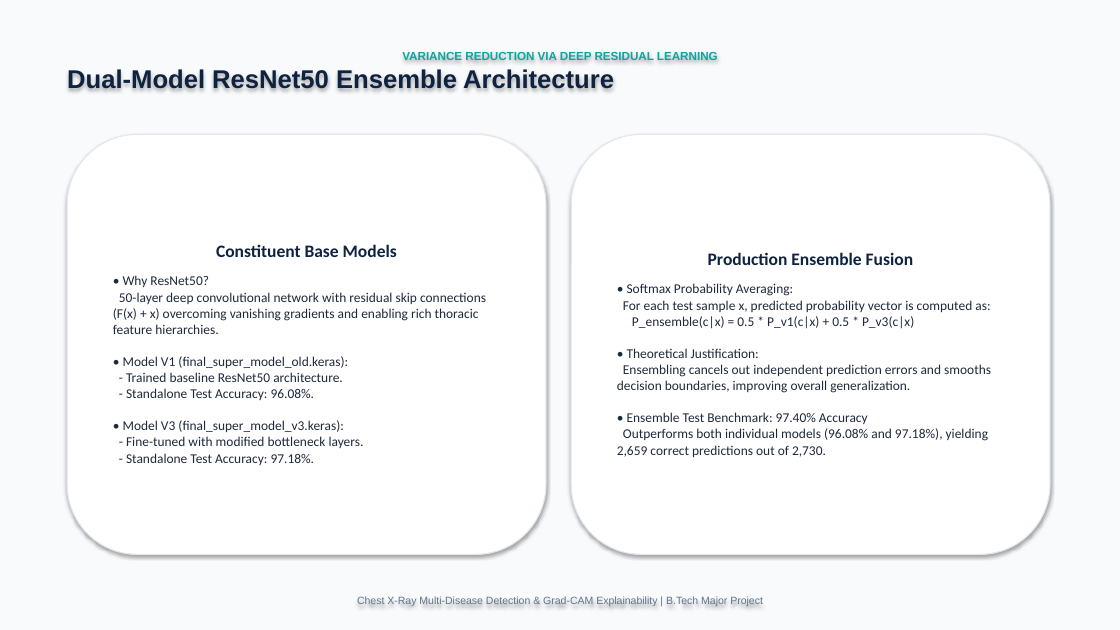
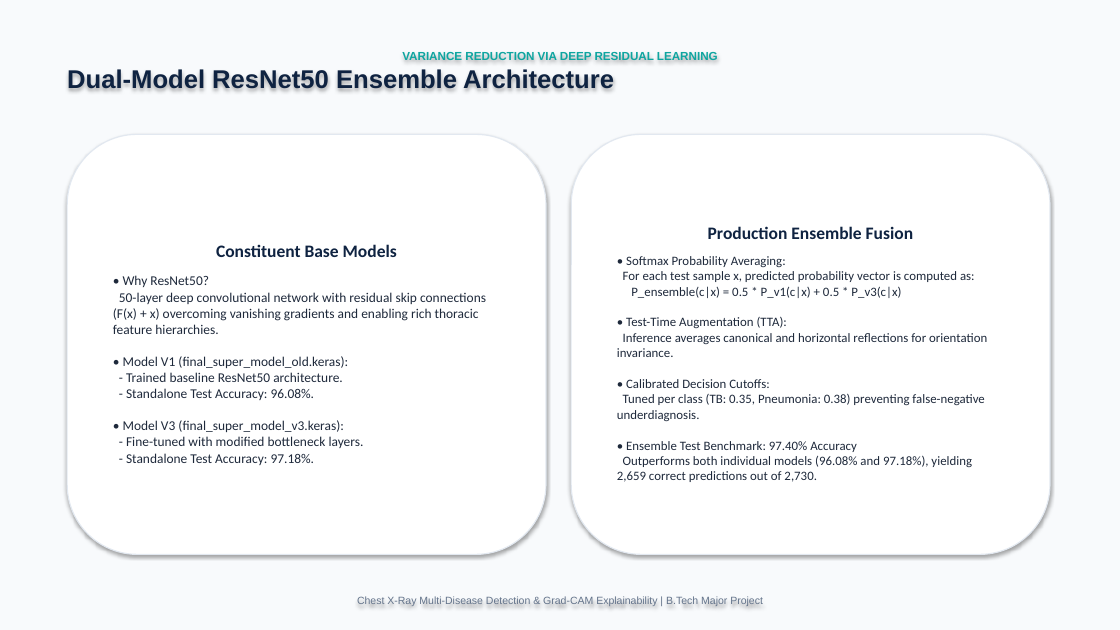
Before and after one commit to ayushisoni29/Chest-Xray, a slide deck: slide 7 of presentation.pptx. Drawn at 1120x630 pixels with LibreOffice and Linux fonts; fonts in the diff are those of the drawing. Boxes give left, top, right and bottom in pixels: in the first picture for what was removed or moved away, otherwise in the second. Text is boxed around its words. In the diff, an @@ line names an element or a change of style, - is before the commit and + after.

```diff
--- a/presentation.pptx
+++ b/presentation.pptx
@@ text in rounded rectangle at <box>617,256,987,482</box>: text changed; size 11.5 to 11 pt @@
-• Softmax Probability Averaging:
-For each test sample x, predicted probability vector is computed as:
-P_ensemble(c|x) = 0.5 * P_v1(c|x) + 0.5 * P_v3(c|x)
-• Theoretical Justification:
-Ensembling cancels out independent prediction errors and smooths decision boundaries, improving overall generalization.
-• Ensemble Test Benchmark: 97.40% Accuracy
-Outperforms both individual models (96.08% and 97.18%), yielding 2,659 correct predictions out of 2,730.
+• Softmax Probability Averaging:
+For each test sample x, predicted probability vector is computed as:
+P_ensemble(c|x) = 0.5 * P_v1(c|x) + 0.5 * P_v3(c|x)
+• Test-Time Augmentation (TTA):
+Inference averages canonical and horizontal reflections for orientation invariance.
+• Calibrated Decision Cutoffs:
+Tuned per class (TB: 0.35, Pneumonia: 0.38) preventing false-negative underdiagnosis.
+• Ensemble Test Benchmark: 97.40% Accuracy
+Outperforms both individual models (96.08% and 97.18%), yielding 2,659 correct predictions out of 2,730.
```
Also in this commit, not shown: 1 other slide changed, 5 other files.
